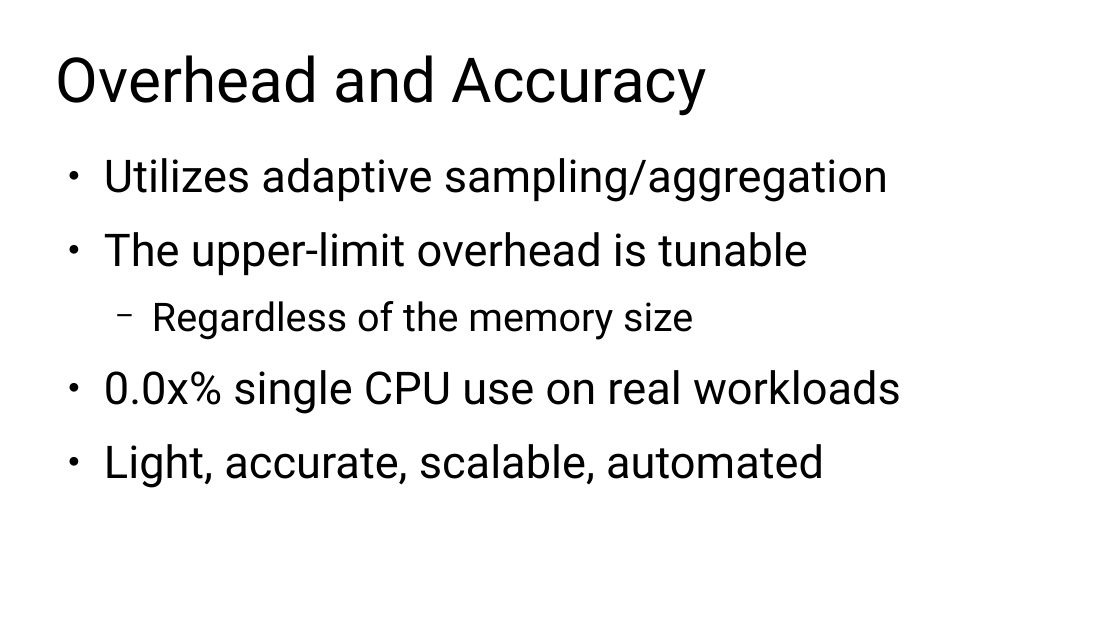
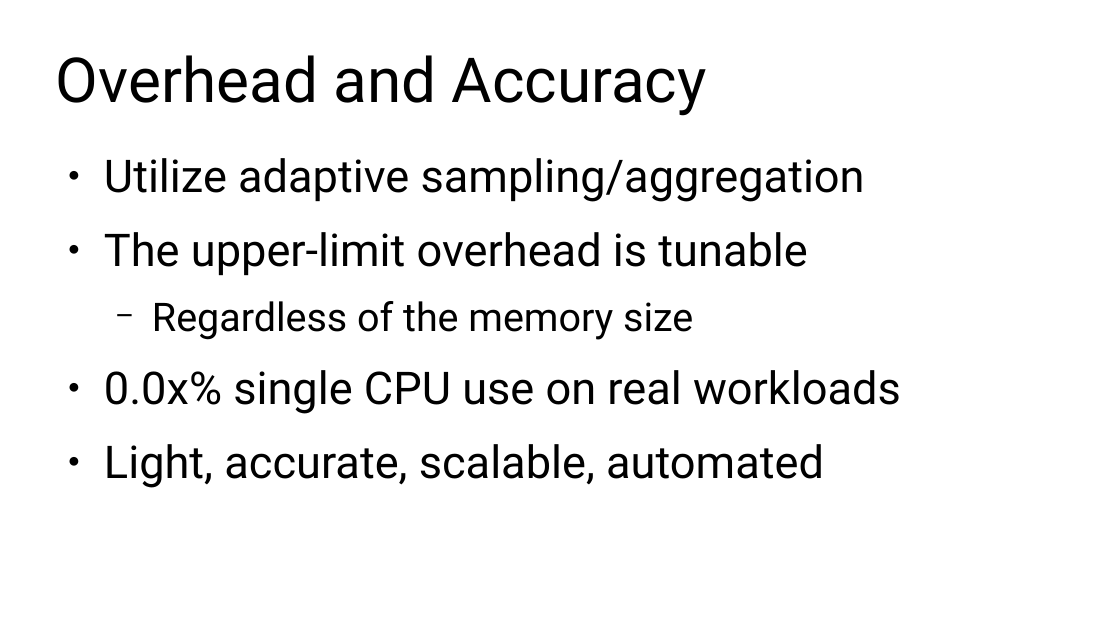
Before and after one commit to damonitor/talks, a slide deck: slide 7 of 2025/lpc/observability_mc/damon_access_patern_format_lpc25.odp. Drawn at 1120x630 pixels with LibreOffice and Linux fonts; fonts in the diff are those of the drawing. Boxes give left, top, right and bottom in pixels: in the first picture for what was removed or moved away, otherwise in the second. Text is boxed around its words. In the diff, an @@ line names an element or a change of style, - is before the commit and + after.

```diff
--- a/2025/lpc/observability_mc/damon_access_patern_format_lpc25.odp
+++ b/2025/lpc/observability_mc/damon_access_patern_format_lpc25.odp
@@ text at (104, 158, 865, 202): text changed @@
-● Utilizes adaptive sampling/aggregation
+● Utilize adaptive sampling/aggregation
```
Also in this commit, not shown: 2 other slides changed, 1 other file.
